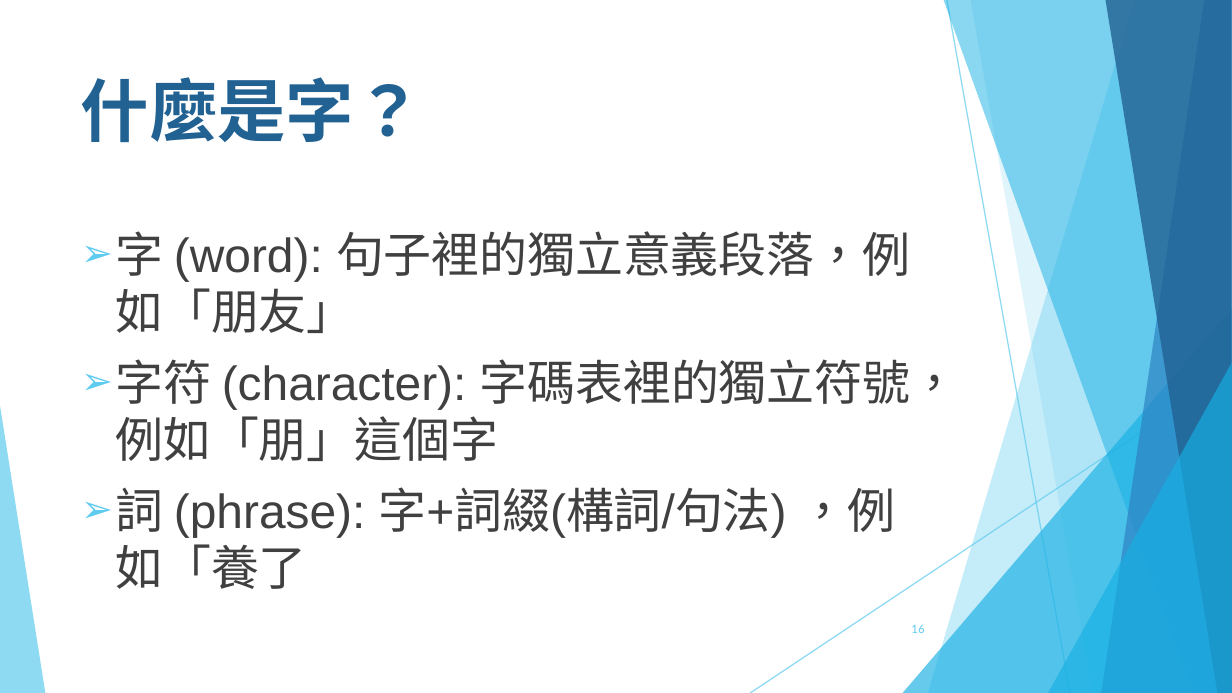
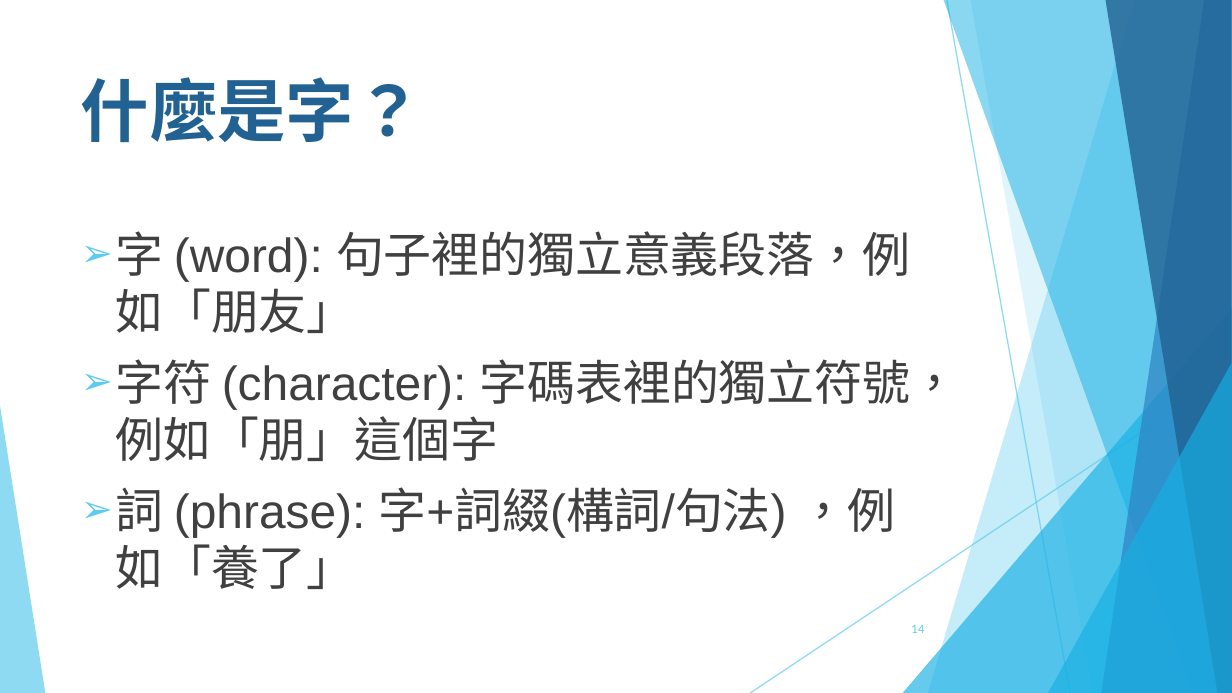
Before and after one commit to howardsukuan/textual-data-analysis-python, a slide deck: slide 14 of week01/文本分析與程式設計Week01_draft1.pptx (slide 16 before the commit). Drawn at 1232x693 pixels with LibreOffice and Linux fonts; fonts in the diff are those of the drawing. Boxes give left, top, right and bottom in pixels: in the first picture for what was removed or moved away, otherwise in the second. Text is boxed around its words. In the diff, an @@ line names an element or a change of style, - is before the commit and + after.

```diff
--- a/week01/文本分析與程式設計Week01_draft1.pptx
+++ b/week01/文本分析與程式設計Week01_draft1.pptx
@@ text at box(115, 487, 896, 589): text changed @@
-➢ 詞 (phrase): 字+詞綴(構詞/句法) ，例如「養了
+➢ 詞 (phrase): 字+詞綴(構詞/句法) ，例如「養了」
@@ page number at box(911, 625, 924, 633): text changed @@
-16
+14
```
Also in this commit, not shown: 5 other slides changed, 10 slides added, 2 slides removed.
